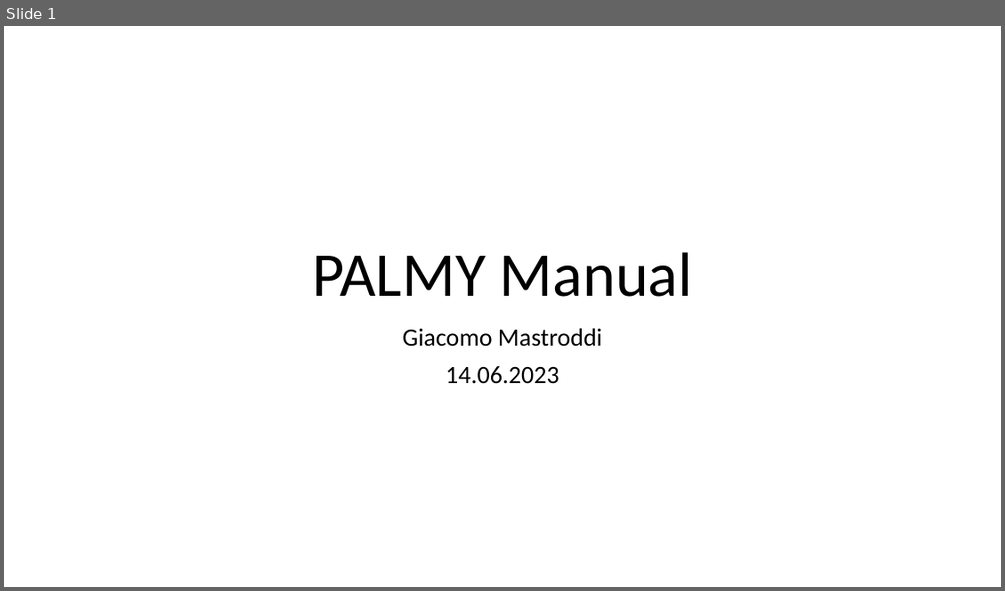
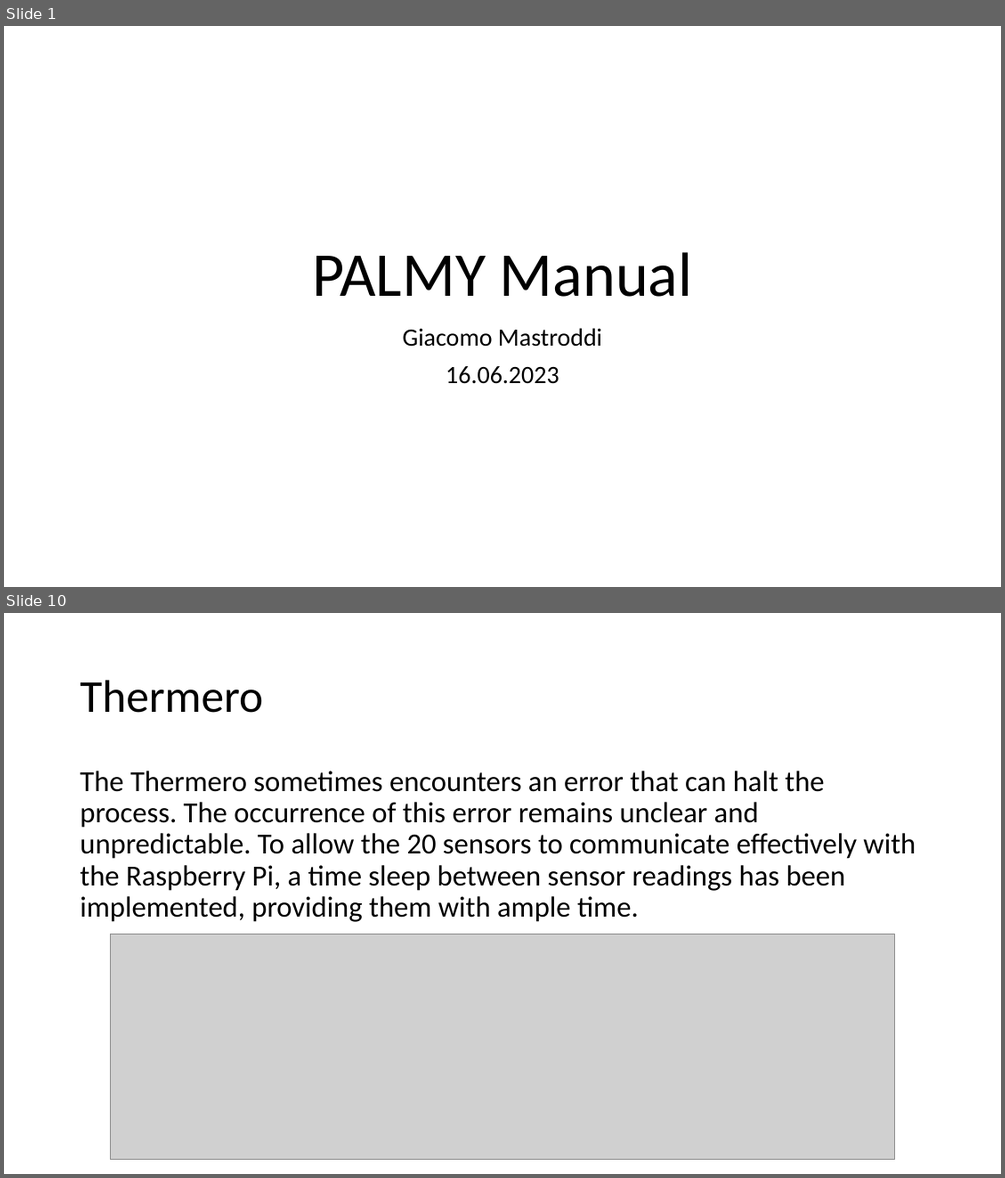
Before and after one commit to Jackmastro/Civil_Service, a slide deck: Documentation/PALMY_Manual.pptx. Shown one above the other, each under a label of ours: slide 1 before the commit, slides 1 and 10 after it; the slides between them are not shown. The pictures are 1005x591 and 1005x1178 pixels, drawn with LibreOffice and Linux fonts; fonts in the diff are those of the drawing; grey boxes stand for pictures. Boxes give left, top, right and bottom in pixels: in the first picture for what was removed or moved away, otherwise in the second. Text is boxed around its words. In the diff, an @@ line names an element or a change of style, - is before the commit and + after.

```diff
--- a/Documentation/PALMY_Manual.pptx
+++ b/Documentation/PALMY_Manual.pptx
@@ slide 10 added at bbox=[4, 613, 1001, 1174], background #FFFFFF @@
@@ title added at bbox=[80, 680, 263, 713], 44 pt, text #000000 @@
+Thermero
@@ text added at bbox=[80, 771, 915, 922], 28 pt, text #000000 @@
+The Thermero sometimes encounters an error that can halt the process. The occurrence of this error remains unclear and unpredictable. To allow the 20 sensors to communicate effectively with the Raspberry Pi, a time sleep between sensor readings has been implemented, providing them with ample time.
@@ picture added at bbox=[110, 933, 895, 1159] @@
@@ slide 1 changed as well @@
@@ subtitle at bbox=[445, 366, 559, 384]: text changed @@
-14.06.2023
+16.06.2023
```
Also in this commit, not shown: 14 other slides added, 6 other files.
